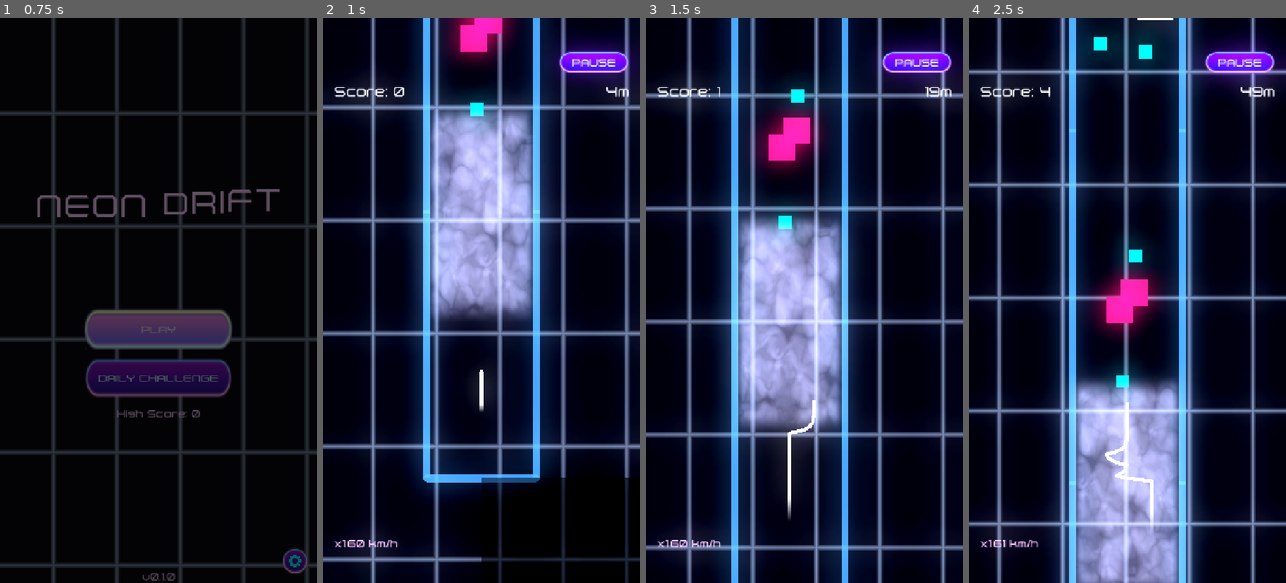
Above: before the commit, frames 1-4 (left to right).
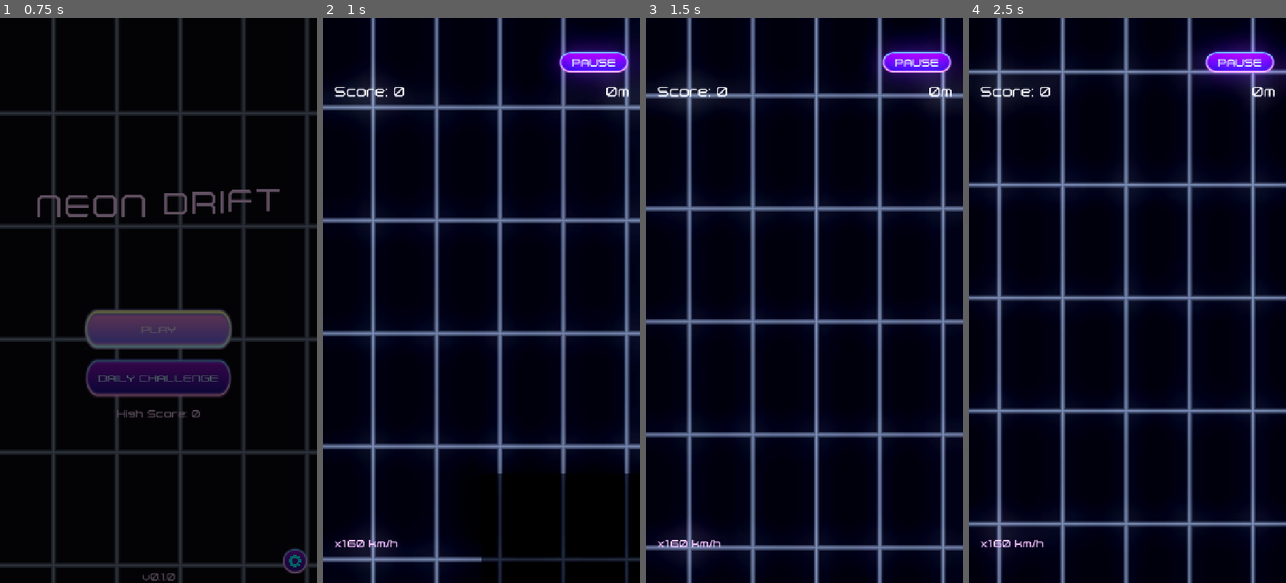
Above: after the commit, the same moments.

Repository: topher235/neon-drifter
Game: Godot game, scene res://scenes/main/main.tscn
Same seed, same stepped clock (60 frames per second), same inputs: the game is played once before the commit and once after it.
Inputs (mouse positions are in pixels of both pictures, inside the frame that each line leads up to):
- Up to frame 1 (0.75 s): click "PLAY" at 0.5 s
- Up to frame 2 (1 s): no input
- Up to frame 3 (1.5 s): tap Enter (ui_accept) at 1.25 s; move the mouse to (874, 272) at 1.27 s; press the mouse at (874, 272) at 1.28 s
- Up to frame 4 (2.5 s): tap Enter (ui_accept) at 1.52, 2.27 s; move the mouse to (1064, 328) at 2.02 s; release the mouse at (1064, 328) at 2.03 s; click (1064, 328) at 2.1 s

Frame 1 is identical in both runs. In frame 2, 29% of the frame differs, in the area x 26-97%, y 0-85%; in frame 3, 32%; in frame 4, 33%, in the area x 10-97%, y 0-100%.
Error after the commit: Parse Error: Preload file "res://scenes/segments/starting_segment.tscn" does not exist. (res://scripts/generation/tunnel_generator.gd:88)

Commit message:
Refactor and refine tunnel generation

Diff:
--- a/scripts/generation/tunnel_generator.gd
+++ b/scripts/generation/tunnel_generator.gd
@@ -84,28 +84,10 @@
         _spawn_next_segment()
 
 func _create_starting_segment() -> void:
-    # Create the permanent starting segment
-    var start_segment_scene = preload("res://scenes/segments/base_segment.tscn")
-    starting_segment = StartingSegment.new()
-
-    # Copy structure from base segment
-    var temp_segment = start_segment_scene.instantiate()
-    get_parent().add_child(temp_segment)
-
-    # Setup the starting segment structure
-    starting_segment.obstacles_container = Node2D.new()
-    starting_segment.collectibles_container = Node2D.new()
-    starting_segment.walls_container = Node2D.new()
-    starting_segment.background = Node2D.new()
-
+    # Create the permanent starting segment using the scene directly
+    var start_segment_scene = preload("res://scenes/segments/starting_segment.tscn")
+    starting_segment = start_segment_scene.instantiate()
     get_parent().add_child(starting_segment)
-    starting_segment.add_child(starting_segment.obstacles_container)
-    starting_segment.add_child(starting_segment.collectibles_container)
-    starting_segment.add_child(starting_segment.walls_container)
-    starting_segment.add_child(starting_segment.background)
-
-    # Clean up temp
-    temp_segment.queue_free()
 
     # Initialize at position 0
     starting_segment.position = Vector2(0, 0)
@@ -114,28 +96,10 @@
     print("Starting segment created at position 0")
 
 func _spawn_end_segment() -> void:
-    # Create the ending segment for daily challenge
-    var end_segment_scene = preload("res://scenes/segments/base_segment.tscn")
-    end_segment = EndSegment.new()
-
-    # Copy structure from base segment
-    var temp_segment = end_segment_scene.instantiate()
-    get_parent().add_child(temp_segment)
-
-    # Setup the ending segment structure
-    end_segment.obstacles_container = Node2D.new()
-    end_segment.collectibles_container = Node2D.new()
-    end_segment.walls_container = Node2D.new()
-    end_segment.background = Node2D.new()
-
+    # Create the ending segment for daily challenge using the scene directly
+    var end_segment_scene = preload("res://scenes/segments/end_segment.tscn")
+    end_segment = end_segment_scene.instantiate()
     get_parent().add_child(end_segment)
-    end_segment.add_child(end_segment.obstacles_container)
-    end_segment.add_child(end_segment.collectibles_container)
-    end_segment.add_child(end_segment.walls_container)
-    end_segment.add_child(end_segment.background)
-
-    # Clean up temp
-    temp_segment.queue_free()
 
     # Position at the end of the last spawned segment
     var spawn_y = last_segment_y
@@ -169,9 +133,35 @@
     if active_segments.is_empty():
         return true
 
-    var spawn_distance = segments_ahead * 800.0  # Average segment length
+    var spawn_distance = _calculate_lookahead_distance()
     # Changed: spawn ahead (negative Y direction = upward)
     return last_segment_y > player_y - spawn_distance
+
+func _calculate_lookahead_distance() -> float:
+    # Base on actual active segment lengths for more accurate spawning
+    if active_segments.is_empty():
+        return segments_ahead * 800.0  # Default fallback
+
+    var total_length = 0.0
+    for seg in active_segments:
+        if seg.segment_data:
+            total_length += seg.segment_data.segment_length
+
+    var avg_length = total_length / active_segments.size()
+    return segments_ahead * avg_length
+
+func _calculate_despawn_distance() -> float:
+    # Base on actual active segment lengths for more accurate despawning
+    if active_segments.is_empty():
+        return segments_behind * 800.0  # Default fallback
+
+    var total_length = 0.0
+    for seg in active_segments:
+        if seg.segment_data:
+            total_length += seg.segment_data.segment_length
+
+    var avg_length = total_length / active_segments.size()
+    return segments_behind * avg_length
 
 func _spawn_next_segment() -> BaseSegment:
     # Get valid segment options
@@ -392,7 +382,8 @@
     data.collectibles.append(new_collectible)
 
 func _despawn_old_segments(player_y: float) -> void:
-    var despawn_distance = segments_behind * 800.0
+    # Calculate adaptive despawn distance based on actual segment lengths
+    var despawn_distance = _calculate_despawn_distance()
 
     # Keep at least segments_behind number of segments
     while active_segments.size() > segments_behind:
